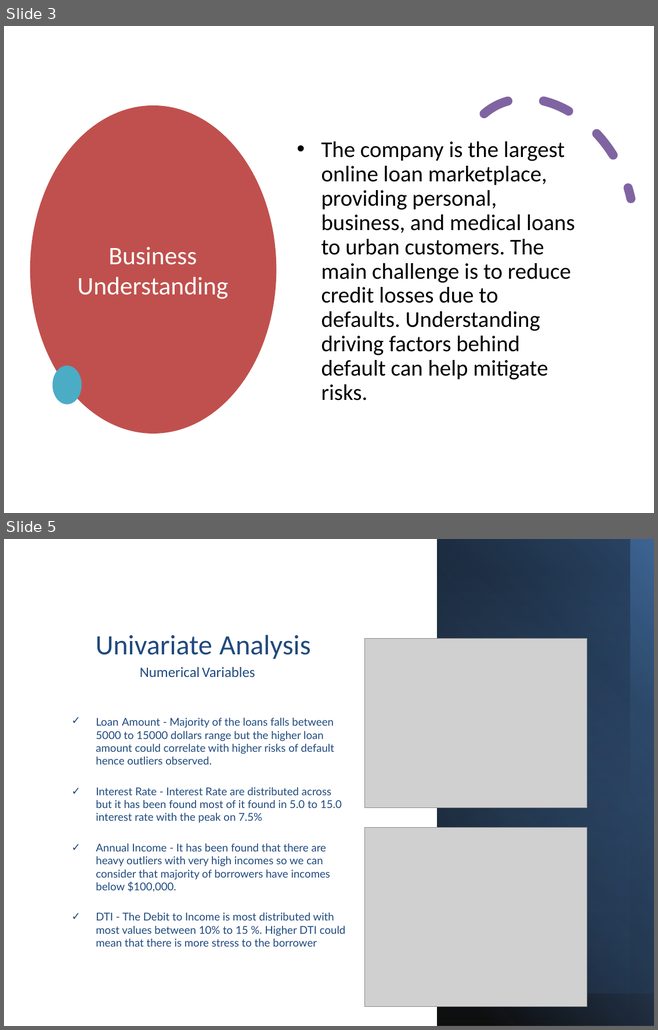
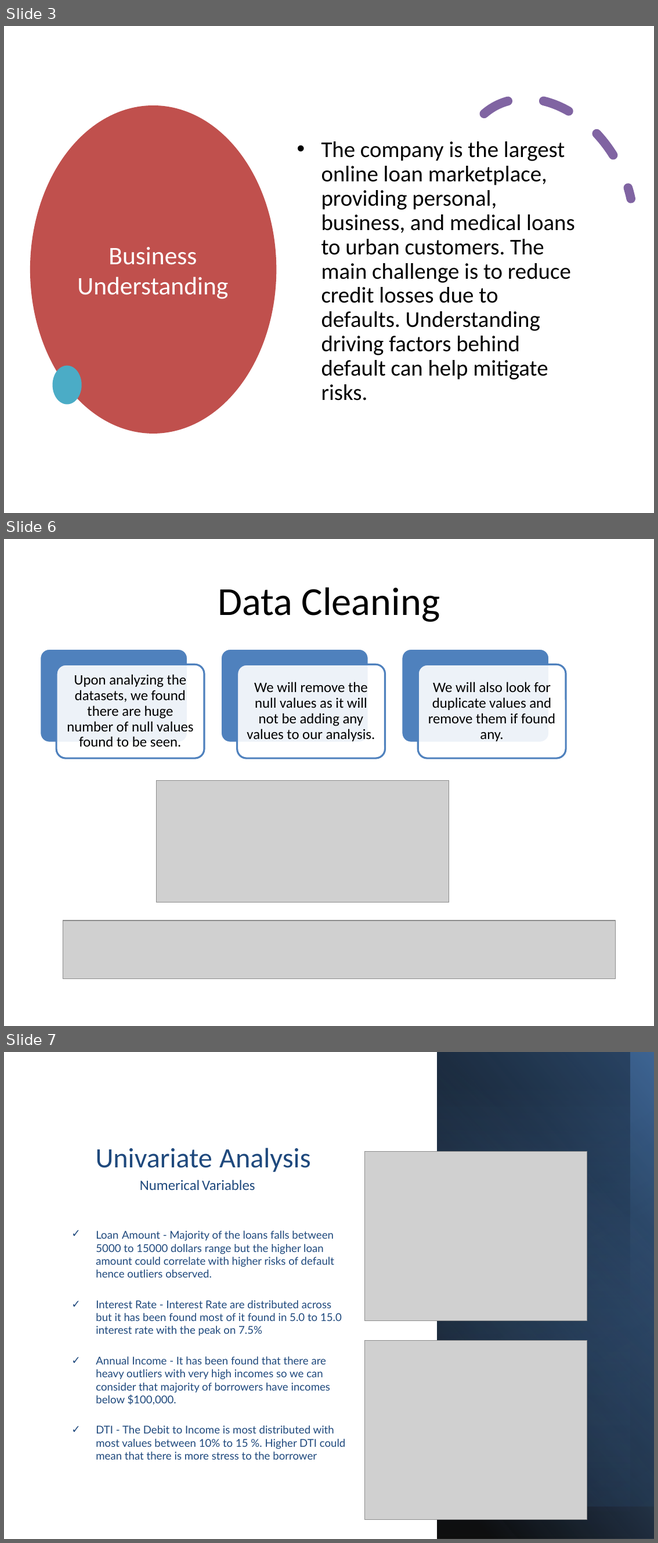
Before and after one commit to mintughosh/LendingClubCaseStudy, a slide deck: Loan_Default_EDA_Analysis.pptx. Shown one above the other, each under a label of ours: slides 3 and 5 before the commit, slides 3, 6 and 7 after it; the slides between them are not shown. The pictures are 658x1030 and 658x1543 pixels, drawn with LibreOffice and Linux fonts; fonts in the diff are those of the drawing; grey boxes stand for pictures. Boxes give left, top, right and bottom in pixels: in the first picture for what was removed or moved away, otherwise in the second. Text is boxed around its words. In the diff, an @@ line names an element or a change of style, - is before the commit and + after.

```diff
--- a/Loan_Default_EDA_Analysis.pptx
+++ b/Loan_Default_EDA_Analysis.pptx
@@ slide 6 added at box(4, 539, 654, 1026), background #FFFFFF @@
@@ title added at box(217, 587, 440, 622), 44 pt, text #000000 @@
+Data Cleaning
@@ group added at box(40, 649, 566, 759): 6 rounded rectangles, 3 texts @@
+Upon analyzing the datasets, we found there are huge number of null values found to be seen.
+We will remove the null values as it will not be adding any values to our analysis.
+We will also look for duplicate values and remove them if found any.
@@ picture added at box(157, 781, 449, 903) @@
@@ picture added at box(63, 921, 615, 979) @@
@@ what was slide 5 is now slide 7 @@
```
Also in this commit, not shown: 1 slide changed, 1 other slide added.
